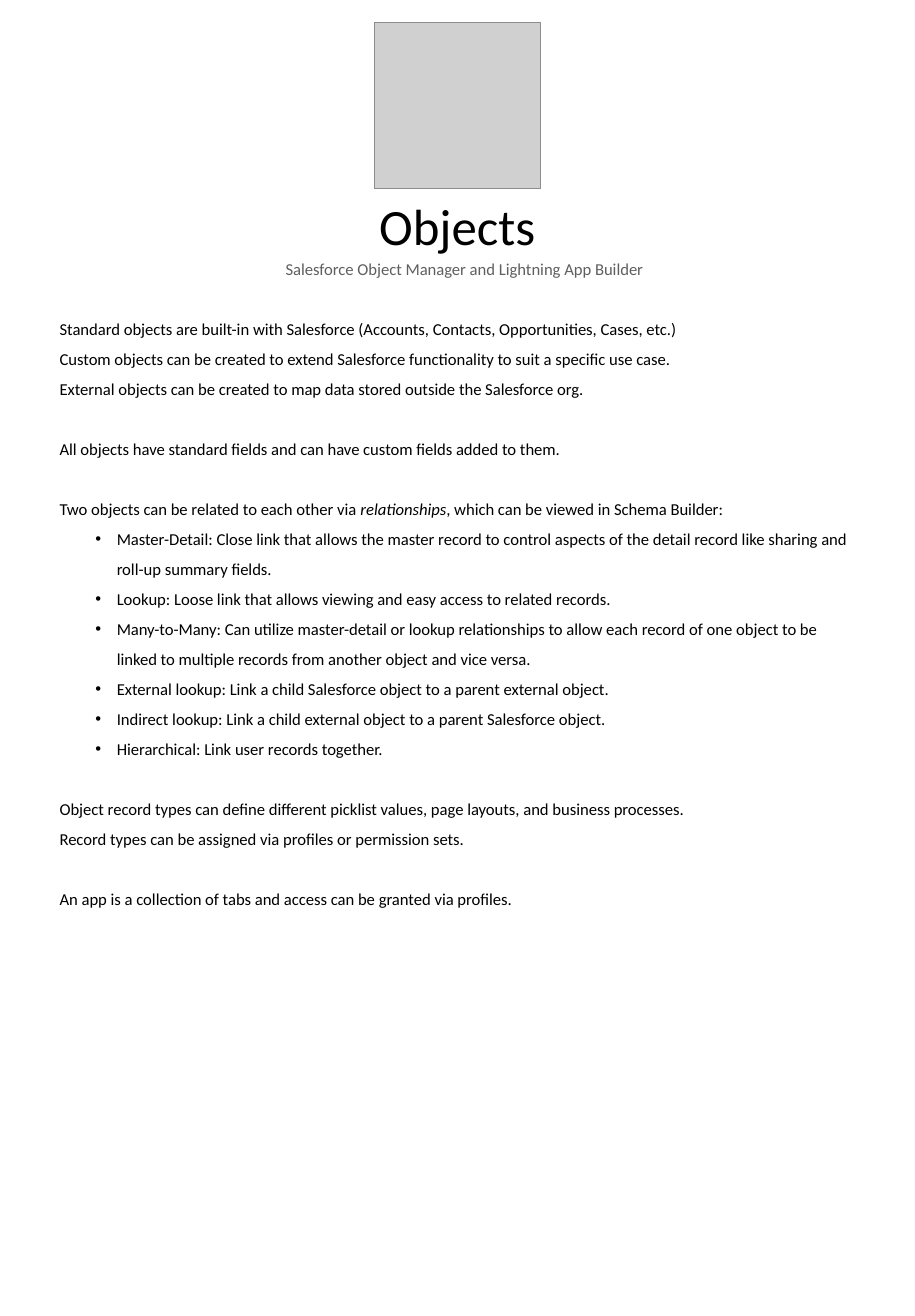
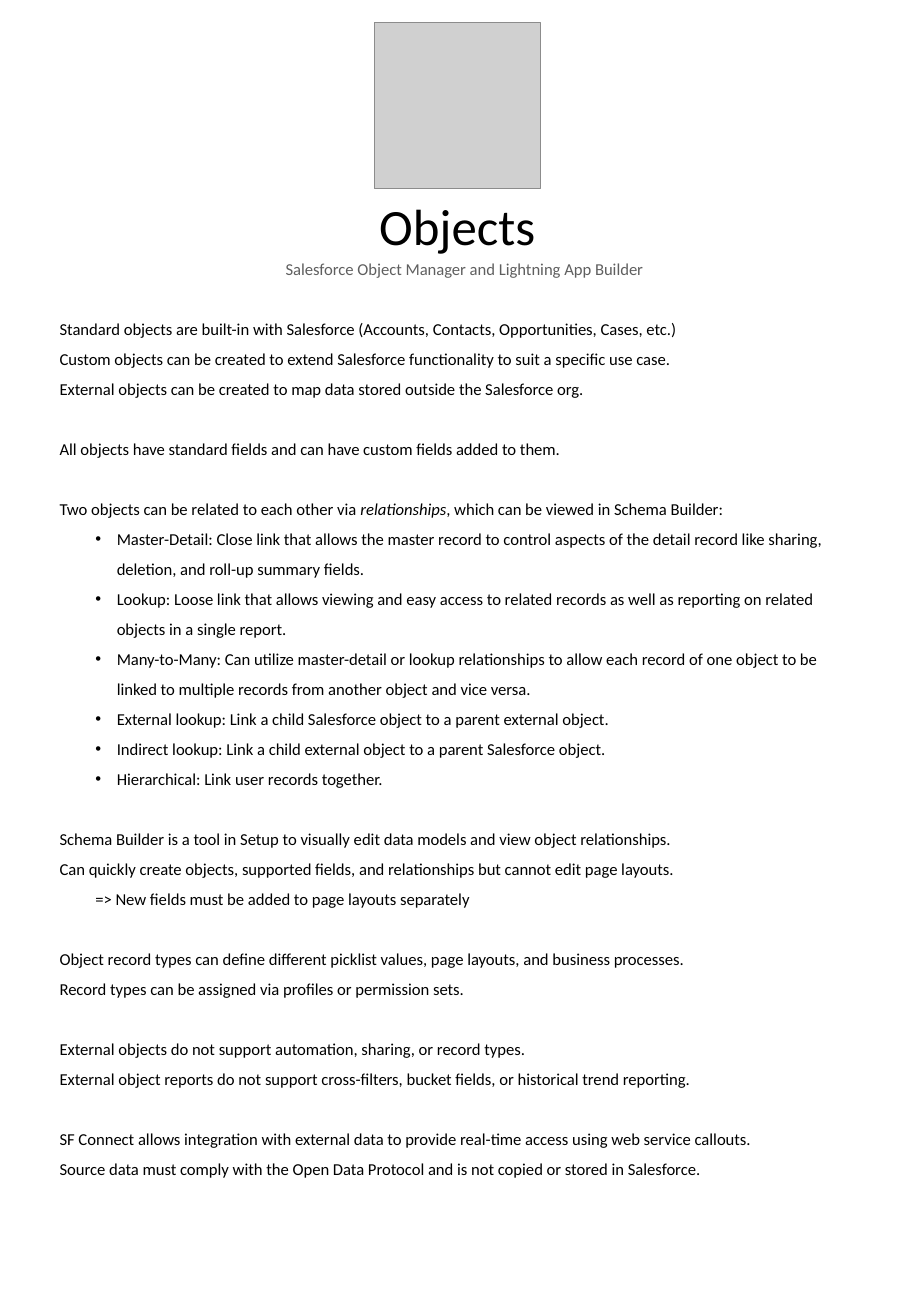
Before and after one commit to noahbaculi/salesforcegalaxy, a slide deck: slide 1 of data/admin/objects/pages.pptx. Drawn at 915x1316 pixels with LibreOffice and Linux fonts; fonts in the diff are those of the drawing; grey boxes stand for pictures. Boxes give left, top, right and bottom in pixels: in the first picture for what was removed or moved away, otherwise in the second. Text is boxed around its words. In the diff, an @@ line names an element or a change of style, - is before the commit and + after.

Commit message:
Updated admin objects lesson, added app builder data modeling lesson, and added app builder fundamentals lesson links.

```diff
--- a/data/admin/objects/pages.pptx
+++ b/data/admin/objects/pages.pptx
@@ text at box(117, 533, 822, 638): text changed @@
-    • Master-Detail: Close link that allows the master record to control aspects of the detail record like sharing and roll-up summary fields.
-    • Lookup: Loose link that allows viewing and easy access to related records.
+    • Master-Detail: Close link that allows the master record to control aspects of the detail record like sharing, deletion, and roll-up summary fields.
+    • Lookup: Loose link that allows viewing and easy access to related records as well as reporting on related objects in a single report.
@@ text at box(60, 833, 673, 908): paragraphs added @@
+  Schema Builder is a tool in Setup to visually edit data models and view object relationships.
+  Can quickly create objects, supported fields, and relationships but cannot edit page layouts.
+    => New fields must be added to page layouts separately
@@ text at box(60, 1043, 751, 1178): text changed @@
-  An app is a collection of tabs and access can be granted via profiles.
+  External objects do not support automation, sharing, or record types.
+  External object reports do not support cross-filters, bucket fields, or historical trend reporting.
+  SF Connect allows integration with external data to provide real-time access using web service callouts.
+  Source data must comply with the Open Data Protocol and is not copied or stored in Salesforce.
```
Also in this commit, not shown: 2 other slides changed, 8 other files.
